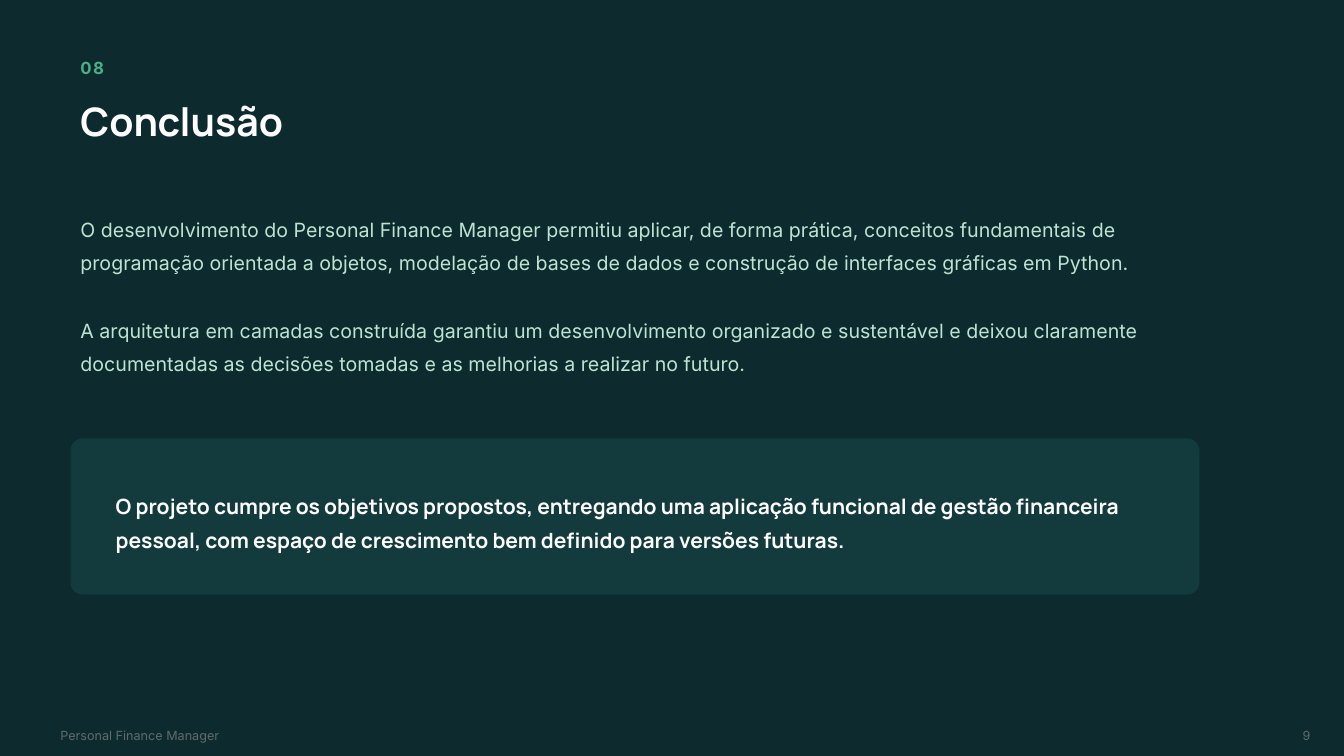
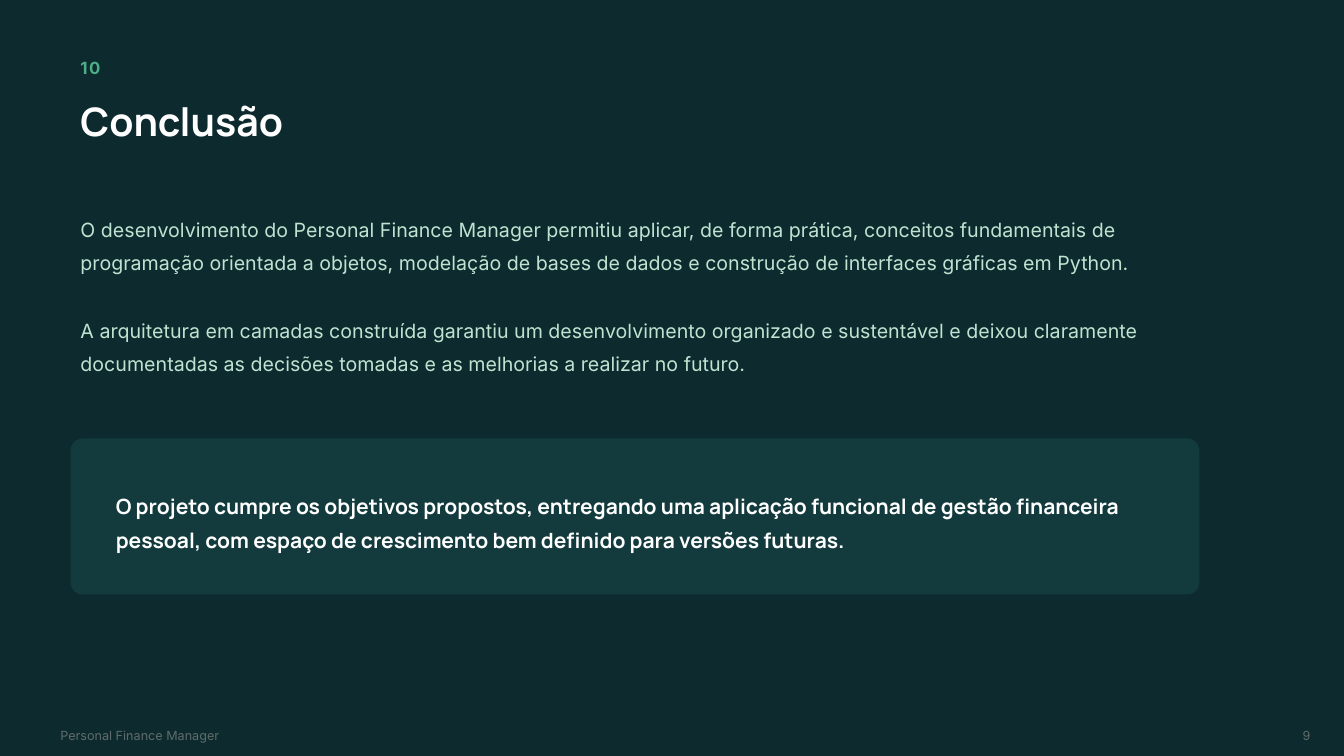
Before and after one commit to esmeraldafonseca/personal-finance-manager, a slide deck: slide 13 of src/assets/PersonalFinanceManager_Apresentacao .pptx (slide 11 before the commit). Drawn at 1344x756 pixels with LibreOffice and Linux fonts; fonts in the diff are those of the drawing. Boxes give left, top, right and bottom in pixels: in the first picture for what was removed or moved away, otherwise in the second. Text is boxed around its words. In the diff, an @@ line names an element or a change of style, - is before the commit and + after.

```diff
--- a/src/assets/PersonalFinanceManager_Apresentacao .pptx
+++ b/src/assets/PersonalFinanceManager_Apresentacao .pptx
@@ text at bbox=[80, 61, 100, 74]: text changed @@
-08
+10
```
Also in this commit, not shown: 2 other slides changed, 3 slides added, 1 other file.
